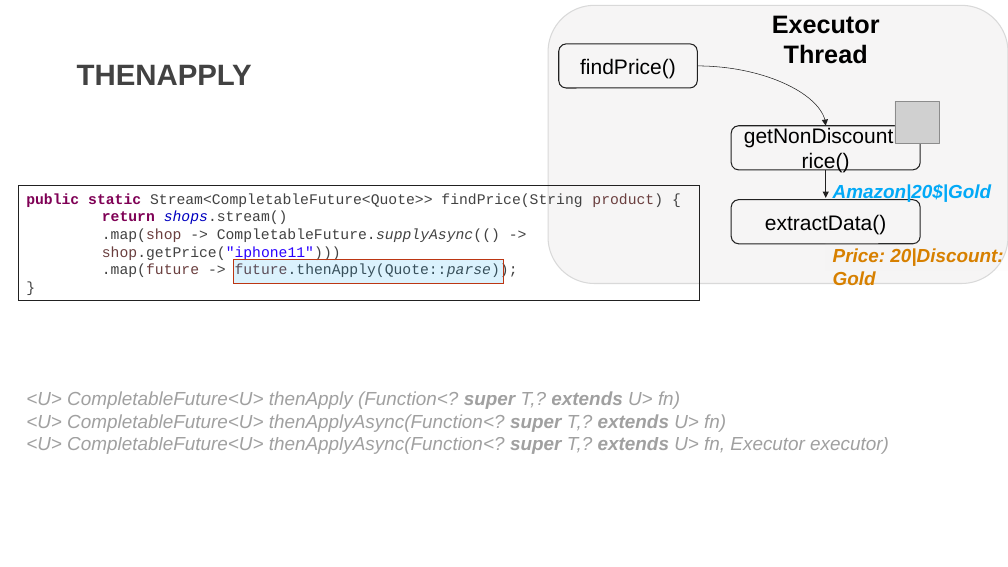
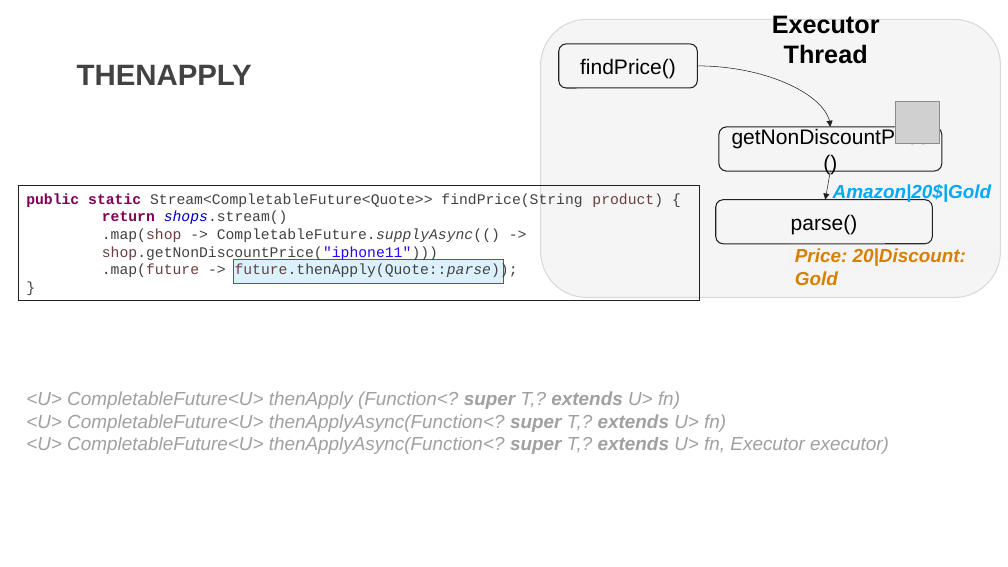
Before and after one commit to DevDay2019-AxonActive/DevDay2019---Advanced-Java, a slide deck: slide 12 of presentations/java_future.pptx (slide 18 before the commit). Drawn at 1008x567 pixels with LibreOffice and Linux fonts; fonts in the diff are those of the drawing; grey boxes stand for pictures; background and template pictures are left out. Boxes give left, top, right and bottom in pixels: in the first picture for what was removed or moved away, otherwise in the second. Text is boxed around its words. In the diff, an @@ line names an element or a change of style, - is before the commit and + after.

```diff
--- a/presentations/java_future.pptx
+++ b/presentations/java_future.pptx
@@ rounded rectangle: place and size @@
-rounded rectangle at bbox=[548, 5, 1008, 284]
+rounded rectangle at bbox=[541, 20, 1000, 298]
@@ rounded rectangle "Executor Thread": place and size @@
-rounded rectangle "Executor Thread" at bbox=[772, 15, 880, 64]
+rounded rectangle "Executor Thread" at bbox=[731, 17, 920, 60]
@@ curved arrow moved from (697, 66) - (826, 126) to (697, 66) - (830, 127) @@
@@ rounded rectangle "getNonDiscountPrice()": place and size @@
-rounded rectangle "getNonDiscountPrice()" at bbox=[731, 126, 920, 169]
+rounded rectangle "getNonDiscountPrice()" at bbox=[719, 127, 942, 171]
@@ arrow moved from (826, 170) - (826, 198) to (830, 171) - (826, 200) @@
@@ rounded rectangle "parse()": place and size @@
-rounded rectangle "parse()" at bbox=[731, 200, 920, 243]
+rounded rectangle "parse()" at bbox=[716, 200, 933, 243]
@@ text in rectangle at bbox=[102, 228, 500, 262]: text changed @@
-.map(shop -> CompletableFuture.supplyAsync(() -> shop.getPrice("iphone11")))
+.map(shop -> CompletableFuture.supplyAsync(() -> shop.getNonDiscountPrice("iphone11")))
@@ text in rounded rectangle at bbox=[791, 214, 858, 234]: text changed @@
-extractData()
+parse()
@@ rectangle "Price: 20|Discount: Gold": place and size @@
-rectangle "Price: 20|Discount: Gold" at bbox=[826, 240, 1008, 271]
+rectangle "Price: 20|Discount: Gold" at bbox=[788, 240, 1008, 271]
```
Also in this commit, not shown: 12 other slides changed, 3 slides added, 9 slides removed.
